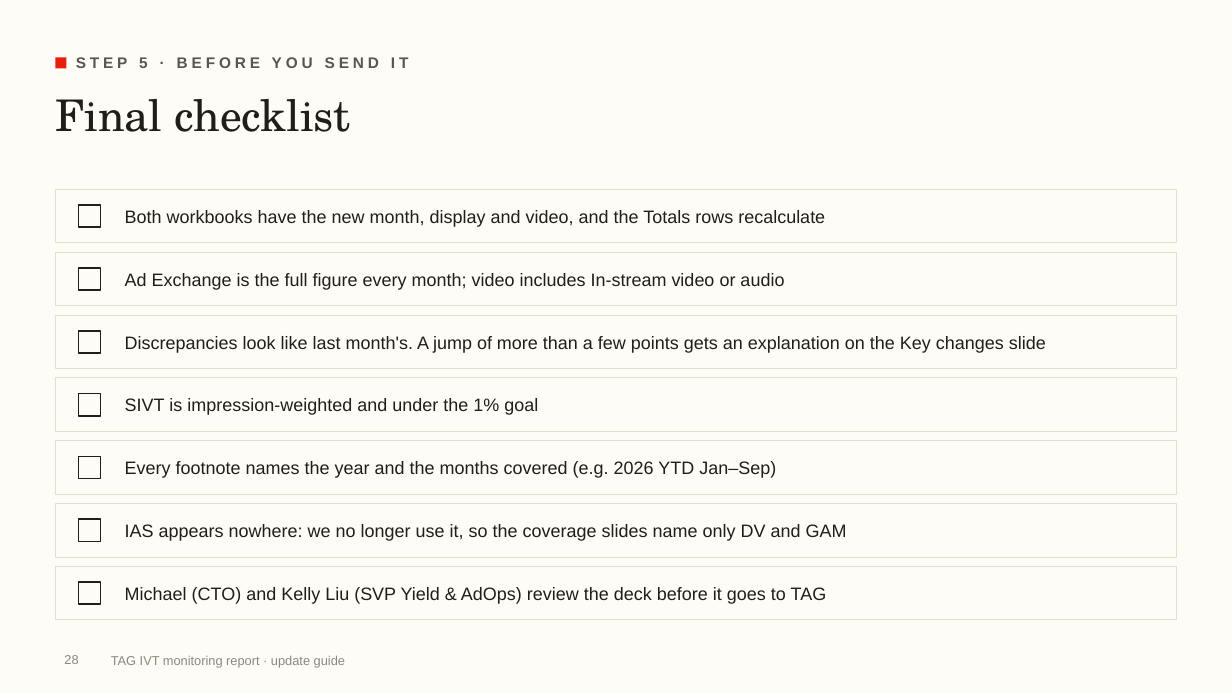
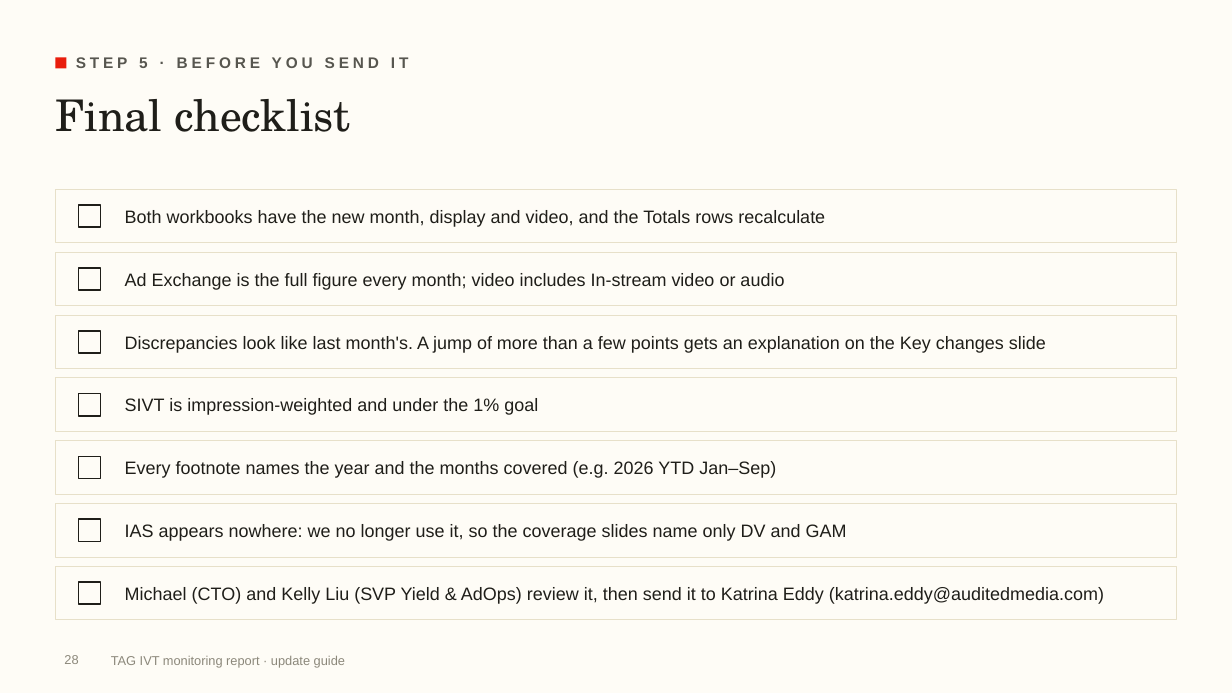
Before and after one commit to rogerhirano-nw/yield-dashboard, a slide deck: slide 28 of docs/TAG_IVT_Report_Update_Guide.pptx. Drawn at 1232x693 pixels with LibreOffice and Linux fonts; fonts in the diff are those of the drawing; background and template pictures are left out. Boxes give left, top, right and bottom in pixels: in the first picture for what was removed or moved away, otherwise in the second. Text is boxed around its words. In the diff, an @@ line names an element or a change of style, - is before the commit and + after.

```diff
--- a/docs/TAG_IVT_Report_Update_Guide.pptx
+++ b/docs/TAG_IVT_Report_Update_Guide.pptx
@@ text at <box>125,587,1104,604</box>: text changed @@
-Michael (CTO) and Kelly Liu (SVP Yield & AdOps) review the deck before it goes to TAG
+Michael (CTO) and Kelly Liu (SVP Yield & AdOps) review it, then send it to Katrina Eddy (katrina.eddy@auditedmedia.com)
```
Also in this commit, not shown: 1 other slide changed, 3 other files.
